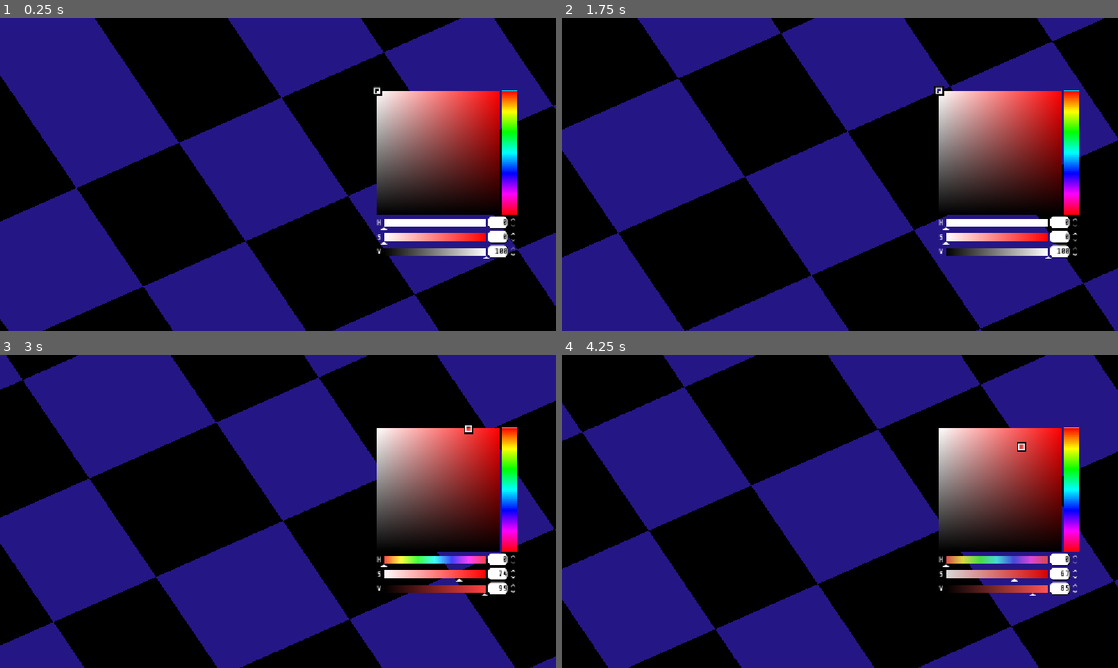
Above: before the commit, frames 1-4 (two rows, left to right).
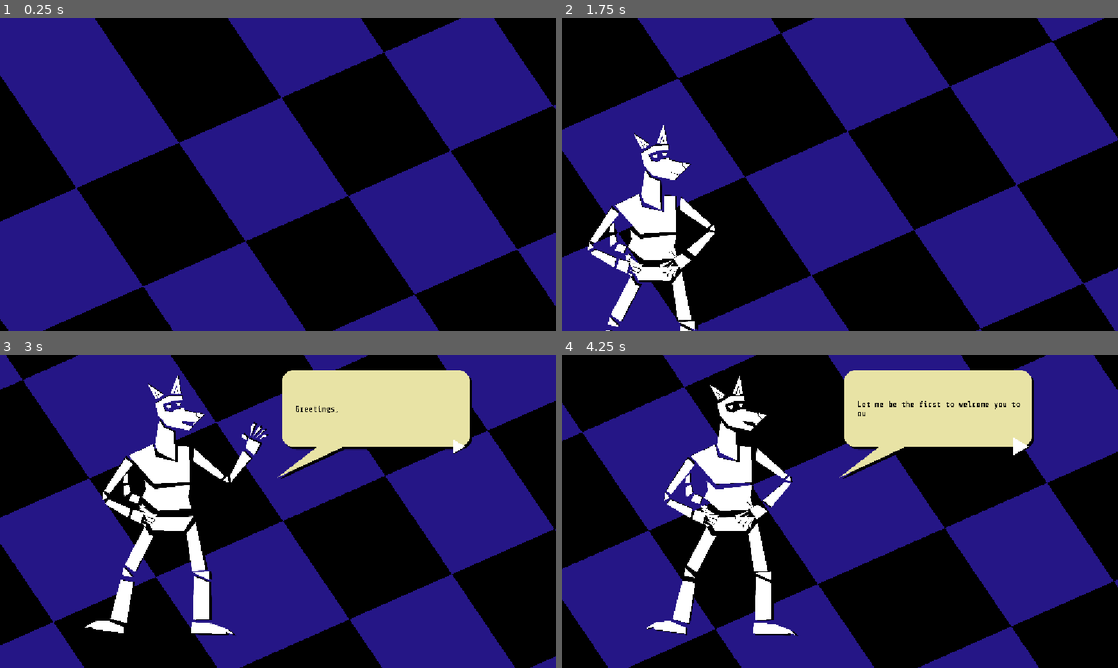
Above: after the commit, the same moments.

Repository: AlejandroCiuba/color-picker-game
Game: Godot game, scene res://scenes/levels/level.tscn
Two runs of this game, one before a commit and one after it. Both use one fixed random seed, a clock stepped at 60 frames per second and the inputs below.
Inputs (mouse positions are in pixels of both pictures, inside the frame that each line leads up to):
- Up to frame 1 (0.25 s): no input
- Up to frame 2 (1.75 s): click "Start" at 0.5 s; move the mouse to (962, 158) at 1.27 s; hold Right (ui_right) from 1.28 s (still down)
- Up to frame 3 (3 s): move the mouse to (166, 527) at 2.02 s; release Right (ui_right) at 2.03 s; hold Left (ui_left) 2.03-2.75 s; click (467, 426) at 2.77 s
- Up to frame 4 (4.25 s): click (1023, 445) at 3.52 s

The runs differ from the first frame. In frame 1, 12% of the frame differs, in the area x 67-93%, y 22-77%; in frame 2, 16%; in frame 3, 25%; in frame 4, 25%, in the area x 15-93%, y 4-90%.
Error before the commit: Parse Error: Could not find type "DialogBox" in the current scope. (res://scenes/levels/level.gd:4)

Commit message:
Updated scenes to use apprpriate names when accessing dialog components

Diff:
--- a/scenes/levels/level.gd
+++ b/scenes/levels/level.gd
@@ -1,7 +1,7 @@
 extends Node2D
 
 @onready var casper: Character = %Casper
-@onready var dialog: DialogBox = %DialogBox
+@onready var dialog: DialogDisplay = %CasperDialog
 @onready var color_control: Control = %ColorControl
 
 
@@ -25,7 +25,7 @@
 	tween.set_trans(Tween.TRANS_BACK).set_ease(Tween.EASE_IN_OUT)
 	tween.tween_property(dialog, "position", Vector2(574.0, 31.0), 0.75).from_current()
 	await tween.finished
-	dialog.dialog_display.next_line()
+	dialog.dialog_server.next_line()
 
 
 func tween_casper_appear() -> void:
@@ -35,7 +35,7 @@
 	tween.tween_property(casper, "position", Vector2(344.0, 282.0), 0.75).from_current()
 	await tween.finished
 	casper._tween_animation()
-	dialog.dialog_display.next_line()
+	dialog.dialog_server.next_line()
 
 
 func tween_casper_game_position() -> void:
--- a/scenes/levels/level.tscn
+++ b/scenes/levels/level.tscn
@@ -3,7 +3,7 @@
 [ext_resource type="Script" uid="uid://dimp7j3lguma3" path="res://scenes/levels/level.gd" id="1_xb4v1"]
 [ext_resource type="PackedScene" uid="uid://bdue1fg4i8pex" path="res://scenes/ents/casper.tscn" id="2_urvlt"]
 [ext_resource type="Shader" uid="uid://41ya64cjrjq2" path="res://resources/level/background.gdshader" id="3_d4w6o"]
-[ext_resource type="PackedScene" uid="uid://cwtaitecmo85m" path="res://scenes/ui/overlays/dialog_box.tscn" id="4_mbbpy"]
+[ext_resource type="PackedScene" uid="uid://cwtaitecmo85m" path="res://scenes/ui/overlays/dialog_display.tscn" id="4_mbbpy"]
 [ext_resource type="PackedScene" uid="uid://ingvnj6cyb5s" path="res://scenes/ui/menus/start_menu.tscn" id="5_urvlt"]
 
 [sub_resource type="ShaderMaterial" id="ShaderMaterial_gilq1"]
@@ -83,7 +83,7 @@
 
 [node name="Dialog" type="CanvasLayer" parent="." unique_id=1151189233]
 
-[node name="DialogBox" parent="Dialog" unique_id=315318346 instance=ExtResource("4_mbbpy")]
+[node name="CasperDialog" parent="Dialog" unique_id=315318346 instance=ExtResource("4_mbbpy")]
 unique_name_in_owner = true
 offset_left = 246.0
 offset_top = 685.0
--- a/scenes/levels/test.tscn
+++ b/scenes/levels/test.tscn
@@ -3,7 +3,7 @@
 [ext_resource type="PackedScene" uid="uid://bdue1fg4i8pex" path="res://scenes/ents/casper.tscn" id="1_52kye"]
 [ext_resource type="Script" uid="uid://dimp7j3lguma3" path="res://scenes/levels/level.gd" id="1_uyl1e"]
 [ext_resource type="Shader" uid="uid://41ya64cjrjq2" path="res://resources/level/background.gdshader" id="2_yp2xm"]
-[ext_resource type="PackedScene" uid="uid://cwtaitecmo85m" path="res://scenes/ui/overlays/dialog_box.tscn" id="6_koekj"]
+[ext_resource type="PackedScene" uid="uid://cwtaitecmo85m" path="res://scenes/ui/overlays/dialog_display.tscn" id="6_koekj"]
 
 [sub_resource type="ShaderMaterial" id="ShaderMaterial_gilq1"]
 shader = ExtResource("2_yp2xm")
